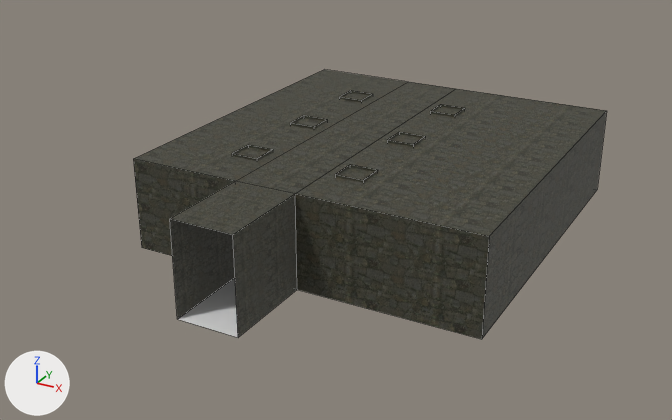
The FBX model Game/MagicGame/Content/Models/Layout/Room3.fbx as it was, and as the next commit left it.
Camera for both pictures: a camera (50 mm lens) standing at (120.0, -114.8, 45.7) and looking at (68.3, -20.7, -1.4). Lighting does not change. The marker at lower left points along +X, +Y and +Z. Mesh edges are drawn as thin lines.

The first picture shows 'Room3'.
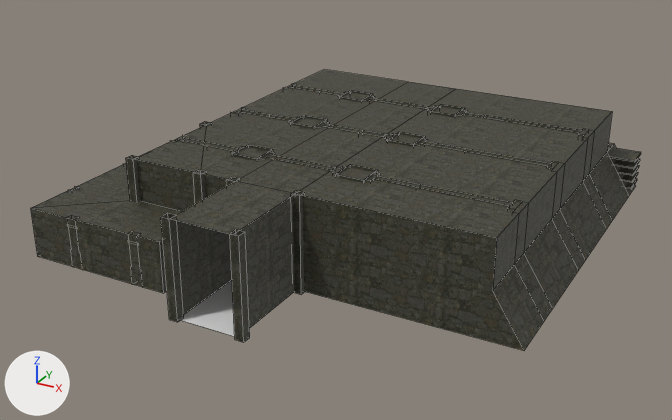
Changed parts and their boxes [x1, y1, x2, y2] in the pictures (672 x 420 px):
'Room3', reshaped (29% wider): before [133, 70, 607, 339]; after [31, 70, 641, 351]
part 1 of me_cube_007, built on: before [295, 102, 607, 339]; after [31, 82, 641, 351]
part 2 of me_cube_007, surface changed: [172, 90, 465, 337] in both

What the commit changed:
me_cube_007 is used by ob_room3; location (64.6, -48.5, -3.9).
me_cube_007 had 644 vertices, 425 faces and spanned x -14.3..29.3, y 0.0..56.6, z -0.1..11.8.
me_cube_007 now has 1225 vertices, 783 faces and spans x -23.7..33.8, y -0.3..60.6, z -0.4..11.8.
me_cube_007 part 1: 2 vertices moved from x 29.3, y 11.6..56.6, z 11.5 to x 30.0, y 11.6..56.6, z 11.5; 2 vertices removed from x 29.3, y 11.6..56.6, z 0.0; 583 vertices added at x -23.7..33.8, y -0.3..60.6, z -0.4..11.7.
me_cube_007 part 2: 414 kept faces spanning x -5.2..30.0, y 0.0..56.6, z -0.1..11.8 get new texture (UV) coordinates.
